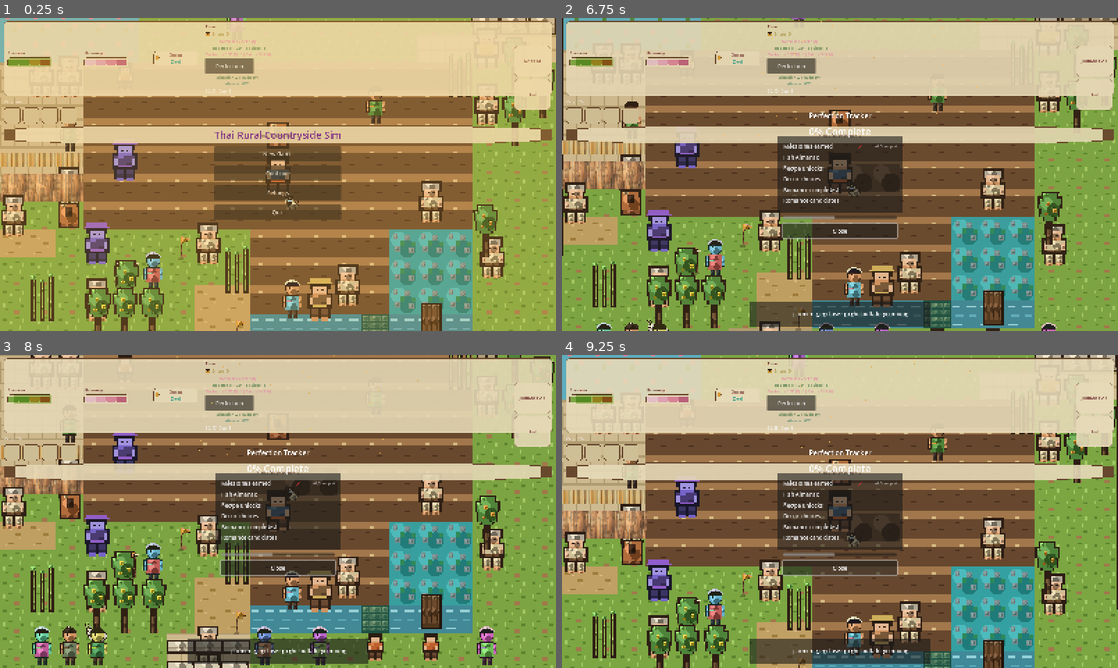
Above: before the commit, frames 1-4 (two rows, left to right).
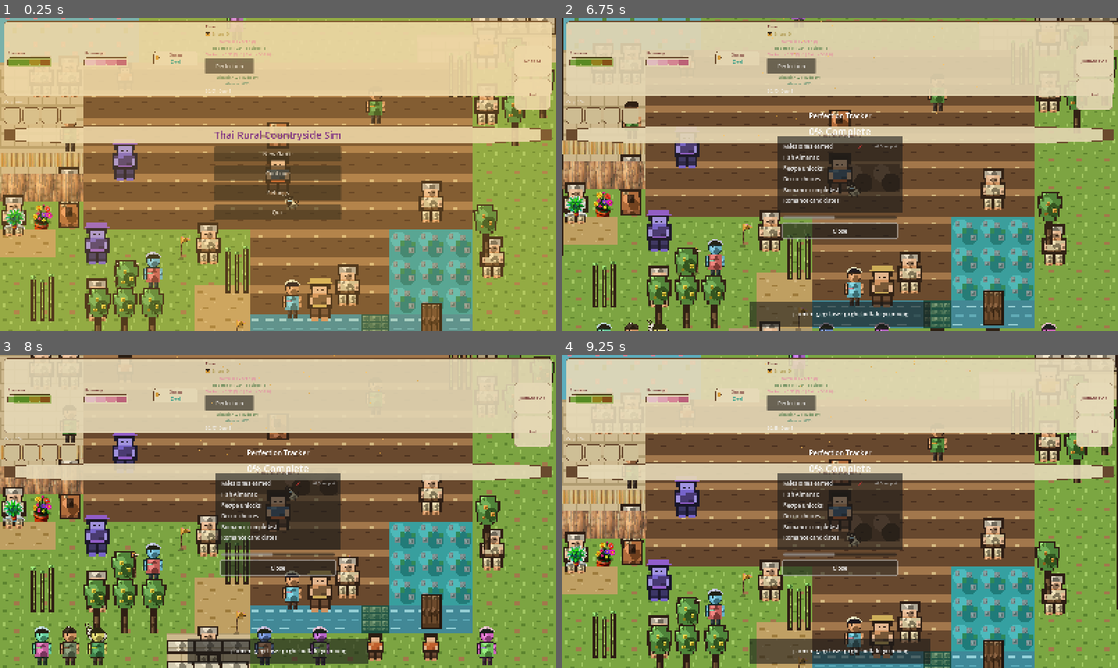
Above: after the commit, the same moments.

Repository: GRITui/slowlife-simulator
Game: Godot game, scene res://scenes/core/World.tscn
Two runs of this game, one before a commit and one after it. Both use one fixed random seed, a clock stepped at 60 frames per second and the inputs below.
Inputs (mouse positions are in pixels of both pictures, inside the frame that each line leads up to):
- Up to frame 1 (0.25 s): no input
- Up to frame 2 (6.75 s): click "New Game" at 0.5 s; click "Perfection" at 1.25 s; tap E (interact) every 0.75 s from 2 to 4.25 s; drag from (1095, 61) to (600, 77) at 2.02 s; drag from (1095, 93) to (600, 77) at 2.77 s; move the mouse to (895, 105) at 3.52 s; hold Right (move_right) 3.53-4.25 s; hold Q (cycle_seed) 3.53-4.25 s; drag from (812, 237) to (600, 77) at 4.27 s; move the mouse to (1006, 221) at 5.02 s; hold Left (move_left) 5.03-5.75 s; hold T (rotate_furniture) 5.03-5.75 s; drag from (673, 127) to (884, 299) at 5.77 s; move the mouse to (867, 174) at 6.52 s; hold Down (move_down) from 6.53 s (still down); hold R (view_relationship) from 6.53 s (still down); click (867, 174) at 6.67 s
- Up to frame 3 (8 s): release Down (move_down) at 7.25 s; release R (view_relationship) at 7.25 s; drag from (194, 433) to (38, 646) at 7.27 s
- Up to frame 4 (9.25 s): move the mouse to (962, 495) at 8.02 s; hold Up (move_up) 8.03-8.75 s; hold G (cycle_fishing_gear) 8.03-8.75 s; drag from (728, 527) to (940, 442) at 8.77 s

The runs differ from the first frame. In frame 1, 0.4% of the frame differs, in the area x 0-10%, y 59-68%; in frame 2, 0.4%; in frame 3, 0.4%, in the area x 0-10%, y 44-54%; in frame 4, 0.4%.

Commit message:
feat: farmhouse interior art + landscaping (completes the farmhouse art pass)
Two pieces deferred from the earlier "distinct exterior" round:

- Interior: FarmHouse.gd now uses dedicated wood-plank floor + woven
  bamboo wall panel textures instead of the generic shared structure_
  floor/wall.png. Generated via Draw Things (Transparent Image LoRA),
  same pipeline as the exterior wall/furniture art.
- Landscaping: nothing grew near the farmhouse at all before this --
  added a potted garden bush + a flower pot flanking the front door
  (cells (0,9)/(1,9), open ground next to the existing clay_stove_tall
  hearth prop at (2,9)).

Perf-budget y-sort ceiling raised 76->78 (2 new real Sprite2D props,
same legitimate-count treatment as every other visible prop added
this session -- not logic-only, not excluded).

Full 3x gate green.

Co-Authored-By: Claude Sonnet 5 <noreply@anthropic.com>
Claude-Session: https://claude.ai/code/session_01A9bTU9GFWgBfXEPTfdesaz

Diff:
--- a/scenes/core/WorldRender.gd
+++ b/scenes/core/WorldRender.gd
@@ -76,6 +76,12 @@
 	{"tex": "res://assets/environment/banana_tree_tall.png", "cell": Vector2i(3, 13), "kind": "prop"},
 	# Central cooking hearth beside home
 	{"tex": "res://assets/environment/clay_stove_tall.png", "cell": Vector2i(2, 9), "kind": "prop"},
+	# Owner request (2026-09-05): farmhouse landscaping -- nothing grew
+	# near the house at all before this. Small potted garden accents,
+	# flanking the front door area (cells (0,9)/(1,9), open -- clay_stove
+	# already occupies (2,9)).
+	{"tex": "res://assets/environment/garden_bush.png", "cell": Vector2i(0, 9), "kind": "prop"},
+	{"tex": "res://assets/environment/garden_flowers.png", "cell": Vector2i(1, 9), "kind": "prop"},
 ]
 
 # Flat decor (grass-level, never y-sorted): bamboo thicket accents in pasture.
--- a/scenes/interiors/FarmHouse.gd
+++ b/scenes/interiors/FarmHouse.gd
@@ -18,8 +18,13 @@
 
 const TILE: int = 48
 const GRID: Vector2i = Vector2i(6, 5)
-const FLOOR_TILE: String = "res://assets/tilesets/structure_floor.png"
-const WALL_TILE: String = "res://assets/tilesets/structure_wall.png"
+# Owner request (2026-09-05): distinct farmhouse interior look instead of
+# the generic structure_floor/wall.png shared across every building's
+# interior potential. Warm wood-plank floor + woven bamboo wall panel,
+# generated via Draw Things (Transparent Image LoRA confirmed working
+# this session, same pipeline as the exterior wall/furniture art).
+const FLOOR_TILE: String = "res://assets/tilesets/farmhouse_floor.png"
+const WALL_TILE: String = "res://assets/tilesets/farmhouse_wall_interior.png"
 # TASK-355: extra furniture/decoration sprites so the room doesn't
 # read as an empty box. Each points at an existing environment texture
 # already in the project — no new art generated, just reused
--- a/tests/perf/test_mobile_budget.gd
+++ b/tests/perf/test_mobile_budget.gd
@@ -114,6 +114,10 @@
 			# (WorldRender.PROPS' mango/banana tree entries). Budget stays
 			# at 76 -- these were invisible collision infra, not new
 			# visible content.
+			# 76->78 (owner request, 2026-09-05: farmhouse landscaping --
+			# garden_bush.png + garden_flowers.png at cells (0,9)/(1,9),
+			# each a real Sprite2D "prop" kind entry, same treatment as
+			# CarpenterUpgrade/Ploy/Nok before them -- legitimately counts).
 			var sorted_kids: int = 0
 			for c in main.get_children():
 				if c is Node2D and (c as Node2D).z_index >= 0:
@@ -121,7 +125,7 @@
 					if cn == "WorldRender" or cn == "Bounds" or cn == "GridManager" or cn == "MiningSpot" or cn == "Noticeboard" or cn …(340 unchanged characters)…
 						continue
 					sorted_kids += 1
-			_check(sorted_kids <= 76, "y-sorted participants <= 76 (got %d)" % sorted_kids)
+			_check(sorted_kids <= 78, "y-sorted participants <= 78 (got %d)" % sorted_kids)
 		# Draw-call ceiling (meaningful on device; headless reports 0).
 		var draws: int = RenderingServer.get_rendering_info(RenderingServer.RENDERING_INFO_TOTAL_DRAW_CALLS_IN_FRAME)
 		_check(draws <= 120, "idle draw calls <= 120 budget (got %d)" % draws)
Binary file added: assets/environment/garden_bush.png
Not shown, added: assets/environment/garden_bush.png.import
Binary file added: assets/environment/garden_flowers.png
Not shown, added: assets/environment/garden_flowers.png.import
Binary file added: assets/tilesets/farmhouse_floor.png
Not shown, added: assets/tilesets/farmhouse_floor.png.import
Binary file added: assets/tilesets/farmhouse_wall_interior.png
Not shown, added: assets/tilesets/farmhouse_wall_interior.png.import
